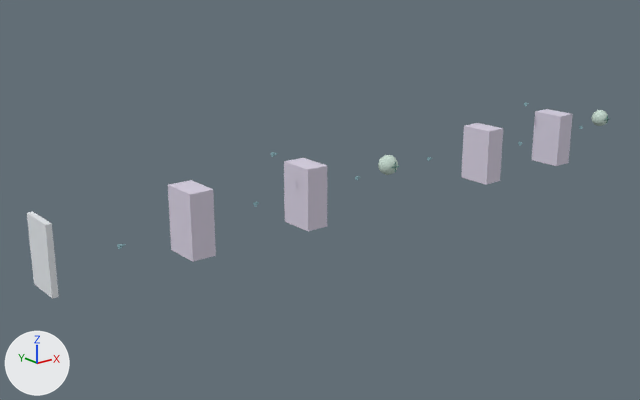
One commit to the glTF model docs/gallery/vit-encoder.glb: the scene before it, then after it.
Both versions are drawn from a 50 mm lens placed at (-10.1, -28.5, 10.5), pointed at (13.7, 1.2, -1.4). Every picture has the same lights, and +X, +Y and +Z are marked at lower left. The older version comes first. Vertices at exactly the same position are counted once.

In view in the first picture: 'Layer norm · N × D', 'Layer norm · N × D.001', 'MLP · Dense–GELU–Dense · N × D', 'Multi-head · self-attention · N × D', 'Token sequence · N × D' and 2 more.
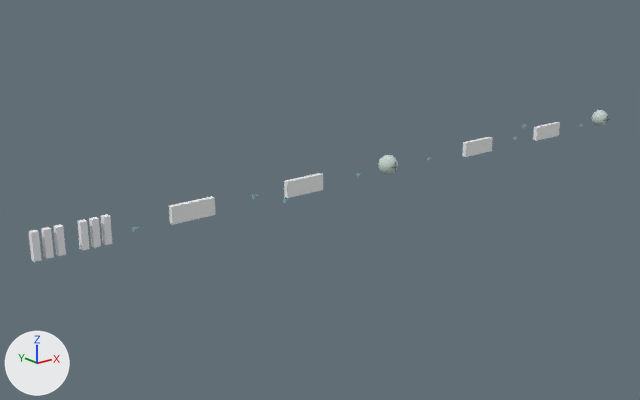
Where the change shows, as pixel boxes [x1, y1, x2, y2] in the pictures (640 x 400 px):
'Layer norm · N × D', recoloured, moved, rescaled (64% shorter): before [168, 180, 216, 262]; after [169, 196, 215, 225]
'Multi-head · self-attention · N × D', recoloured, moved, rescaled (9% narrower, 65% shorter): before [284, 158, 327, 231]; after [284, 173, 323, 198]
'Layer norm · N × D.001', recoloured, moved, rescaled (26% narrower, 67% shorter): before [461, 123, 503, 185]; after [462, 137, 493, 157]
'MLP · Dense–GELU–Dense · N × D', recoloured, moved, rescaled (33% narrower, 66% shorter): before [532, 109, 573, 166]; after [533, 122, 560, 141]
'Token sequence · N × D', moved, rescaled (58% narrower, 62% shorter): before [27, 212, 59, 299]; after [29, 230, 42, 262]
'Token sequence · N × D.001', added: after [41, 227, 54, 259]
'Token sequence · N × D.002', added: after [53, 224, 66, 256]
'Token sequence · N × D.003', added: after [77, 219, 90, 250]
'Token sequence · N × D.004', added: after [89, 217, 101, 248]
'Token sequence · N × D.005', added: after [101, 214, 112, 245]

The change, as a list of edits to the scene's bpy script:
```text
Change mat_norm:
    mat_norm.base_color: (0.69, 0.639, 0.765) -> (0.847, 0.882, 0.867)  # light grey #d8d1e3 -> white #edf1ef
Change mat_attention:
    mat_attention.base_color: (0.69, 0.639, 0.765) -> (0.847, 0.882, 0.867)  # light grey #d8d1e3 -> white #edf1ef
Change mat_norm_001:
    mat_norm_001.base_color: (0.69, 0.639, 0.765) -> (0.847, 0.882, 0.867)  # light grey #d8d1e3 -> white #edf1ef
Change mat_linear:
    mat_linear.base_color: (0.678, 0.635, 0.761) -> (0.871, 0.878, 0.886)  # light grey #d7d1e2 -> white #f0f1f2
Change me_x_1:
    remove me_x_1.from_pydata(...)  # 8 vertices, 12 faces; spans x 0.0..0.22, y -1.6..0.0, z -1.48..1.12
    add me_x_1.from_pydata(...)  # 8 vertices, 12 faces; spans x 0.0..0.26, y -0.25..0.0, z -0.58..0.47
    me_x_1 part 1: the whole mesh is scaled about its middle by (1.18, 0.156, 0.404), then moved by (0.02, 0.68, 0.12)
Change me_n1_1:
    remove me_n1_1.from_pydata(...)  # 8 vertices, 12 faces; spans x 5.4..6.4, y -1.6..0.0, z -1.48..1.12
    add me_n1_1.from_pydata(...)  # 8 vertices, 12 faces; spans x 5.4..7.3, y -0.22..0.0, z -0.4..0.3
    me_n1_1 part 2: the whole mesh is scaled about its middle by (1.9, 0.137, 0.269), then moved by (0.45, 0.69, 0.13)
Change me_a_1:
    remove me_a_1.from_pydata(...)  # 8 vertices, 12 faces; spans x 10.8..11.8, y -1.6..0.0, z -1.48..1.12
    add me_a_1.from_pydata(...)  # 8 vertices, 12 faces; spans x 10.8..12.7, y -0.22..0.0, z -0.4..0.3
    me_a_1 part 3: the whole mesh is scaled about its middle by (1.9, 0.137, 0.269), then moved by (0.45, 0.69, 0.13)
Change me_n2_1:
    remove me_n2_1.from_pydata(...)  # 8 vertices, 12 faces; spans x 21.6..22.6, y -1.6..0.0, z -1.48..1.12
    add me_n2_1.from_pydata(...)  # 8 vertices, 12 faces; spans x 21.6..23.5, y -0.22..0.0, z -0.4..0.3
    me_n2_1 part 4: the whole mesh is scaled about its middle by (1.9, 0.137, 0.269), then moved by (0.45, 0.69, 0.13)
Change me_mlp_1:
    remove me_mlp_1.from_pydata(...)  # 8 vertices, 12 faces; spans x 27.0..28.0, y -1.6..0.0, z -1.48..1.12
    add me_mlp_1.from_pydata(...)  # 8 vertices, 12 faces; spans x 27.0..28.9, y -0.22..0.0, z -0.4..0.3
    me_mlp_1 part 5: the whole mesh is scaled about its middle by (1.9, 0.137, 0.269), then moved by (0.45, 0.69, 0.13)
Add ob_token_sequence___n___d_005:
    ob_token_sequence___n___d_005 = bpy.data.objects.new('Token sequence · N × D.005', me_x_6)  # a box spanning x 2.64..2.9, y -0.25..0.0, z -0.578..0.472; in mat_input_005 (white #f0f2f5)
    ob_token_sequence___n___d_005.location = (0.0, 0.0, 0.0)
Add ob_token_sequence___n___d_004:
    ob_token_sequence___n___d_004 = bpy.data.objects.new('Token sequence · N × D.004', me_x_5)  # a box spanning x 2.2..2.46, y -0.25..0.0, z -0.578..0.472; in mat_input_004 (white #f0f2f5)
    ob_token_sequence___n___d_004.location = (0.0, 0.0, 0.0)
Add ob_token_sequence___n___d_003:
    ob_token_sequence___n___d_003 = bpy.data.objects.new('Token sequence · N × D.003', me_x_4)  # a box spanning x 1.76..2.02, y -0.25..0.0, z -0.578..0.472; in mat_input_003 (white #f0f2f5)
    ob_token_sequence___n___d_003.location = (0.0, 0.0, 0.0)
Add ob_token_sequence___n___d_002:
    ob_token_sequence___n___d_002 = bpy.data.objects.new('Token sequence · N × D.002', me_x_3)  # a box spanning x 0.88..1.14, y -0.25..0.0, z -0.578..0.472; in mat_input_002 (white #f0f2f5)
    ob_token_sequence___n___d_002.location = (0.0, 0.0, 0.0)
Add ob_token_sequence___n___d_001:
    ob_token_sequence___n___d_001 = bpy.data.objects.new('Token sequence · N × D.001', me_x_2)  # a box spanning x 0.44..0.7, y -0.25..0.0, z -0.578..0.472; in mat_input_001 (white #f0f2f5)
    ob_token_sequence___n___d_001.location = (0.0, 0.0, 0.0)
```
